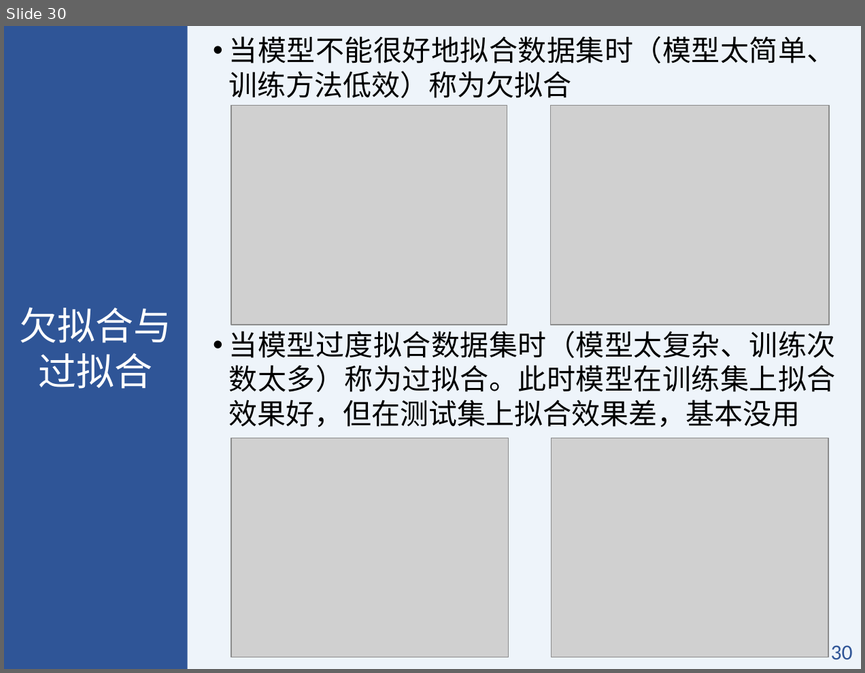
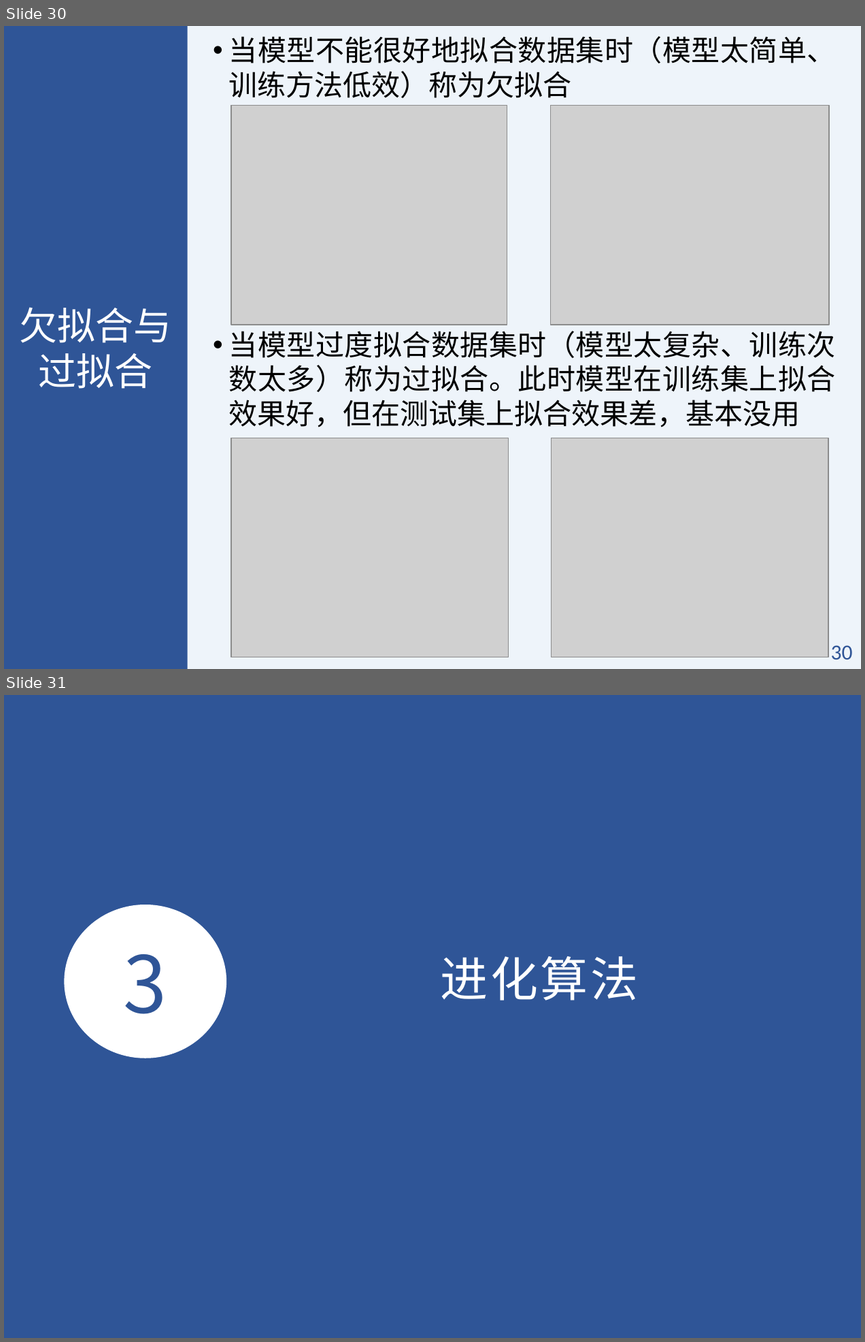
Before and after one commit to BIMK/MATLAB, a slide deck: slides/第8讲.pptx. Shown one above the other, each under a label of ours: slide 30 before the commit, slides 30 and 31 after it. The pictures are 865x673 and 865x1342 pixels, drawn with LibreOffice and Linux fonts; fonts in the diff are those of the drawing; grey boxes stand for pictures. Boxes give left, top, right and bottom in pixels: in the first picture for what was removed or moved away, otherwise in the second. Text is boxed around its words. In the diff, an @@ line names an element or a change of style, - is before the commit and + after.

```diff
--- a/slides/第8讲.pptx
+++ b/slides/第8讲.pptx
@@ slide 31 added at [4, 695, 861, 1338], background #2F5597 @@
@@ ellipse added at [64, 904, 227, 1057], fill #FFFFFF @@
@@ text added at [124, 954, 167, 1014], 66 pt, text #2F5597 @@
+3
@@ text added at [441, 956, 638, 1000], 40 pt, text #FFFFFF @@
+进化算法
```
Also in this commit, not shown: 1 slide changed, 6 other slides added, 7 other files.
